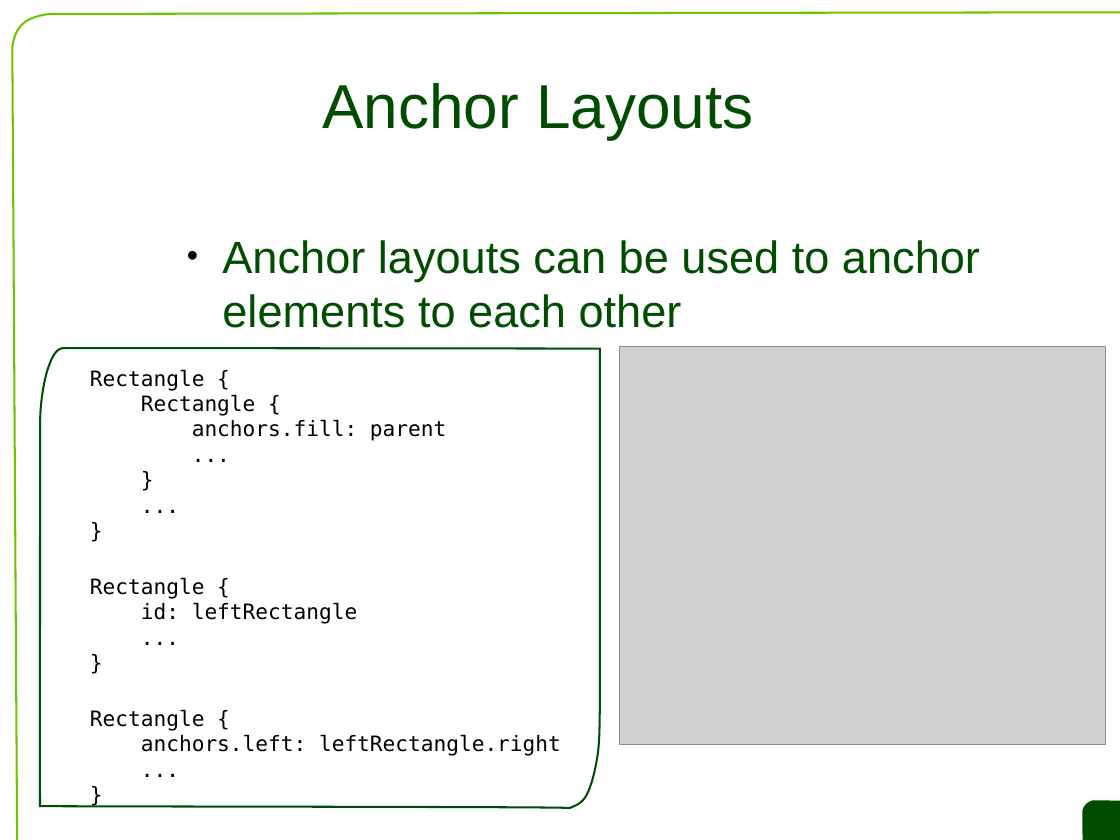
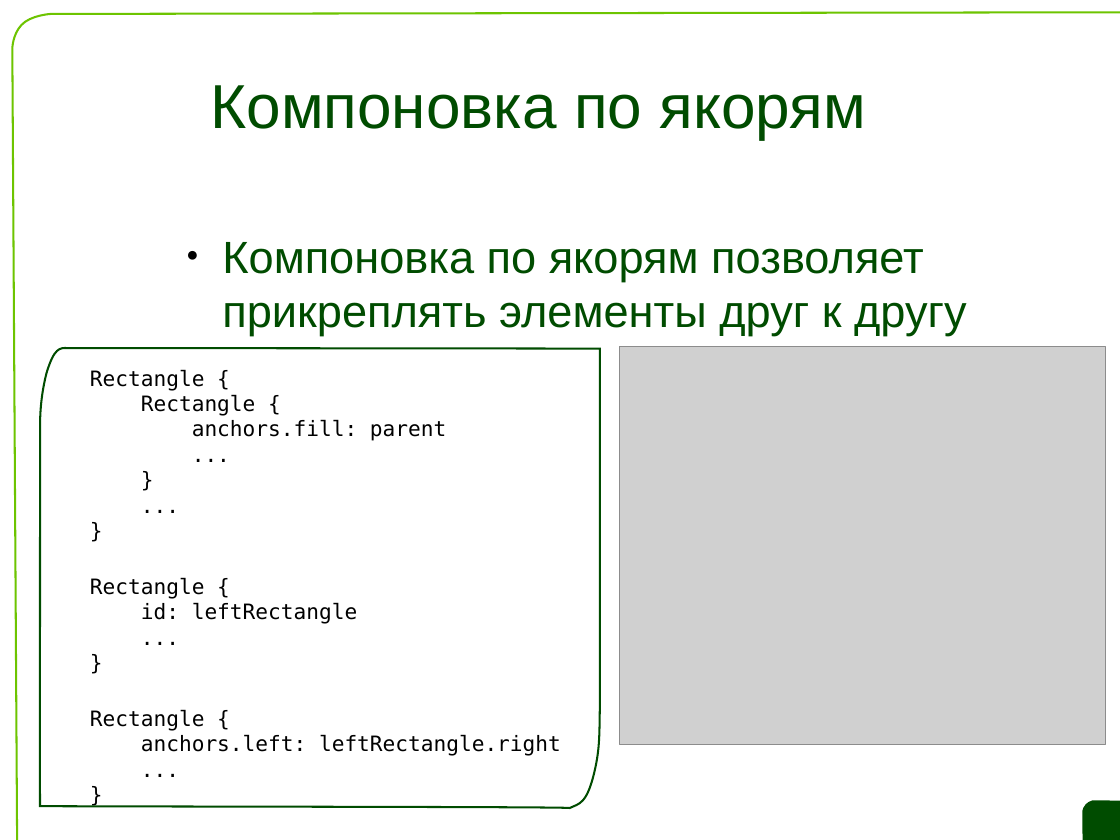
Before and after one commit to saa/qecm, a slide deck: slide 16 of L7/L7 Slides.odp. Drawn at 1120x840 pixels with LibreOffice and Linux fonts; fonts in the diff are those of the drawing; grey boxes stand for pictures; background and template pictures are left out. Boxes give left, top, right and bottom in pixels: in the first picture for what was removed or moved away, otherwise in the second. Text is boxed around its words. In the diff, an @@ line names an element or a change of style, - is before the commit and + after.

```diff
--- a/L7/L7 Slides.odp
+++ b/L7/L7 Slides.odp
@@ title at <box>211,85,866,139</box>: text changed @@
-Anchor Layouts
+Компоновка по якорям
@@ text at <box>222,242,967,335</box>: text changed @@
-● Anchor layouts can be used to anchor elements to each other
+● Компоновка по якорям позволяет прикреплять элементы друг к другу
```
Also in this commit, not shown: 16 other slides changed, 6 slides added, 6 slides removed.
